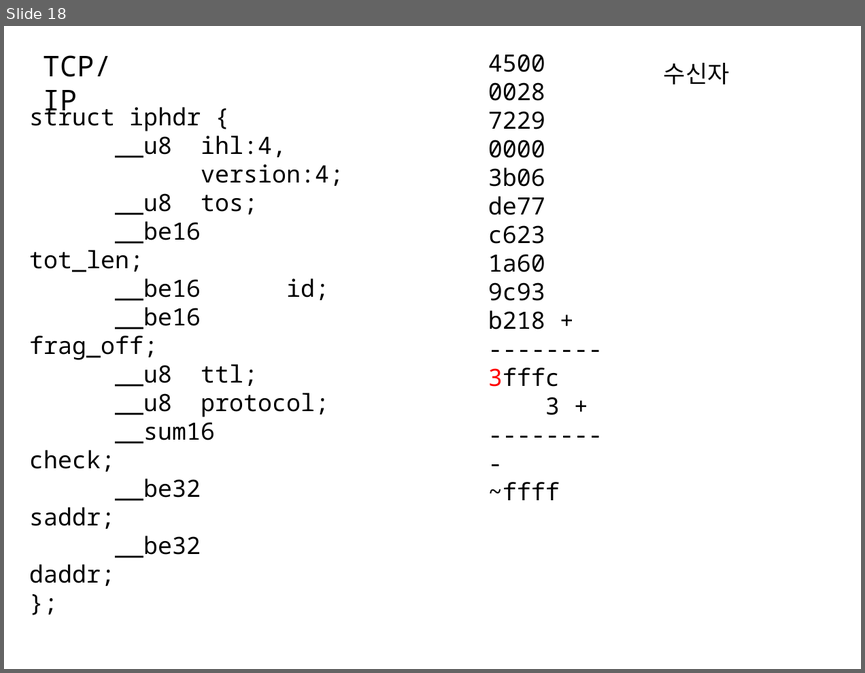
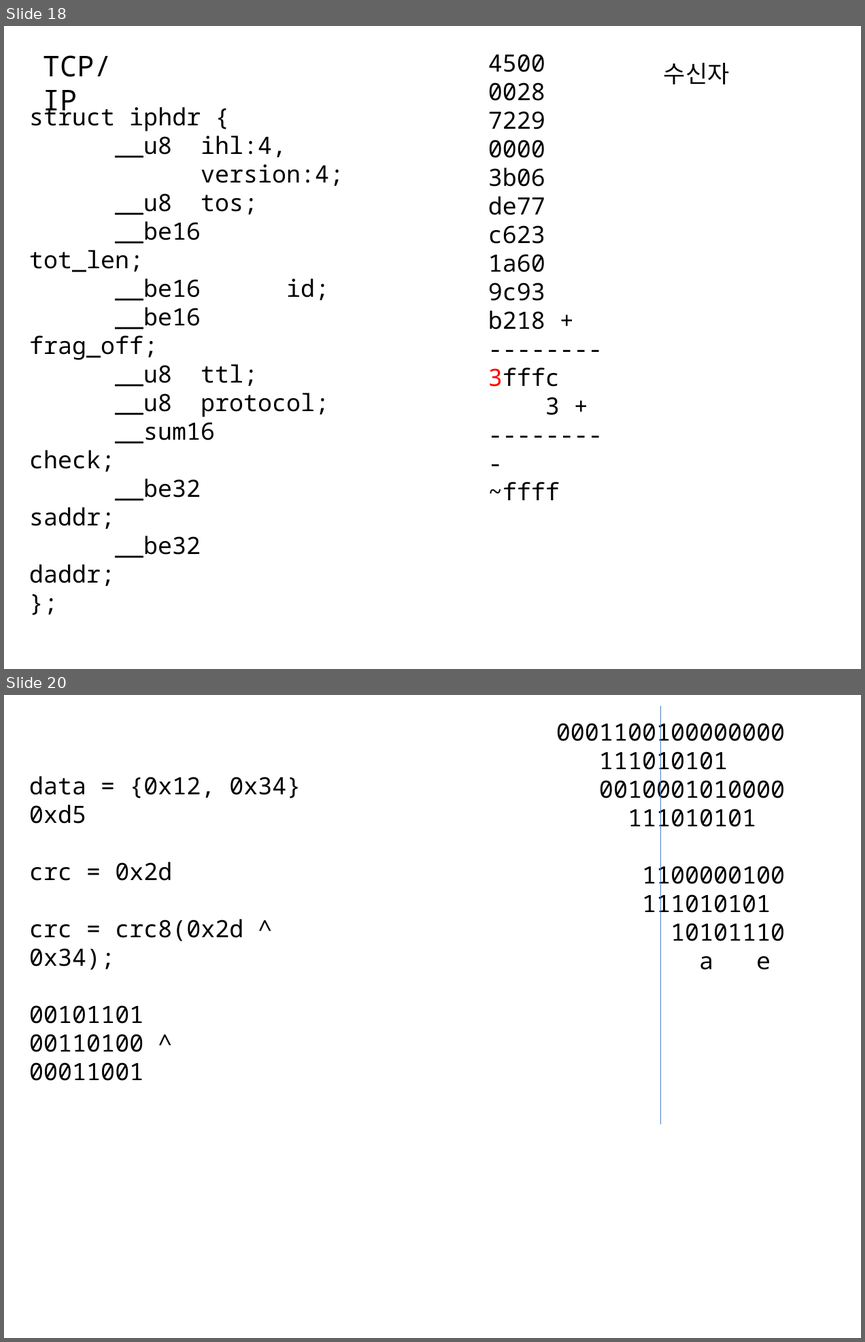
Before and after one commit to chisun-joung/osdsalgo_c, a slide deck: 05_day.pptx. Shown one above the other, each under a label of ours: slide 18 before the commit, slides 18 and 20 after it; the slides between them are not shown. The pictures are 865x673 and 865x1342 pixels, drawn with LibreOffice and Linux fonts; fonts in the diff are those of the drawing. Boxes give left, top, right and bottom in pixels: in the first picture for what was removed or moved away, otherwise in the second. Text is boxed around its words. In the diff, an @@ line names an element or a change of style, - is before the commit and + after.

```diff
--- a/05_day.pptx
+++ b/05_day.pptx
@@ slide 20 added at (4,695,861,1338), background #FFFFFF @@
@@ line added from (660, 706) to (660, 1124), #4B7EBC 0.75 pt @@
@@ text added at (556,718,785,970), 20 pt, text #000000 @@
+0001100100000000
+111010101
+0010001010000
+111010101
+1100000100
+111010101
+10101110
+a e
@@ text added at (29,776,300,1052), 20 pt, text #000000 @@
+data = {0x12, 0x34}
+0xd5
+crc = 0x2d
+crc = crc8(0x2d ^ 0x34);
+00101101
+00110100 ^
+00011001
```
Also in this commit, not shown: 1 slide changed, 1 other slide added, 4 other files.
